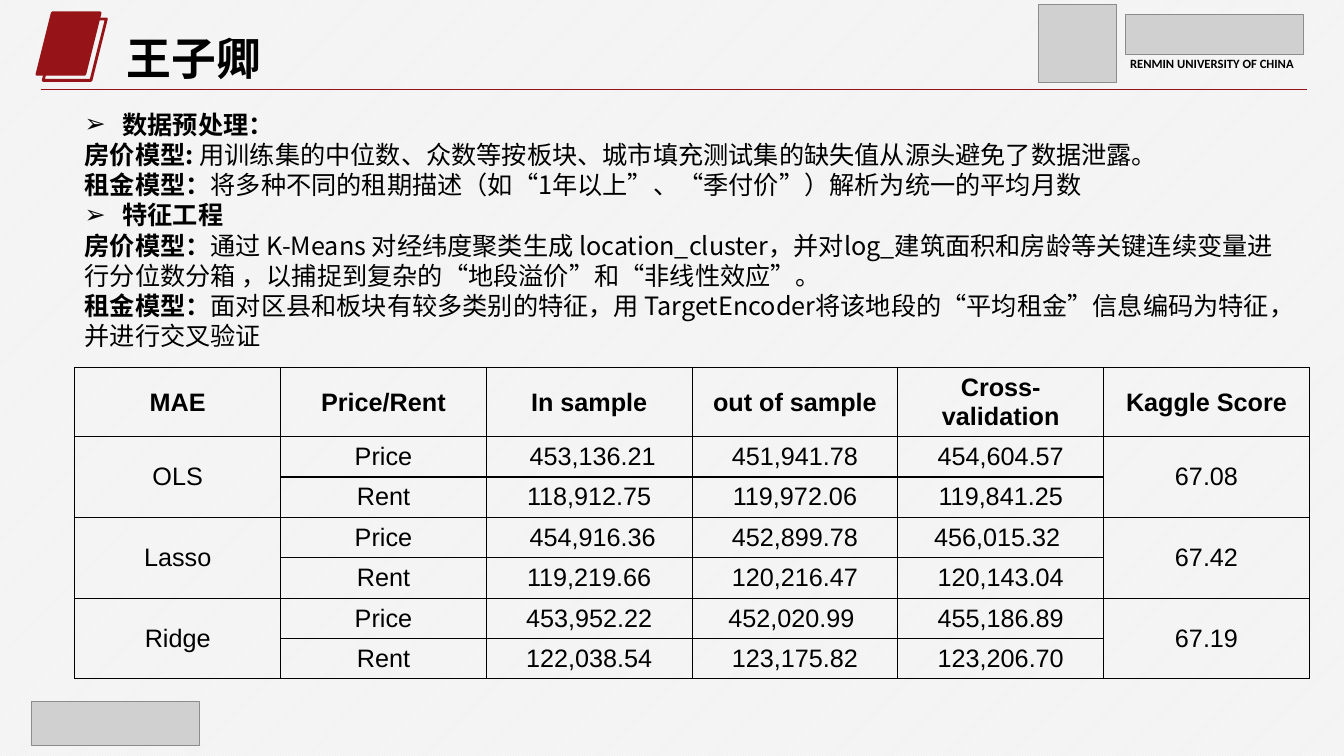
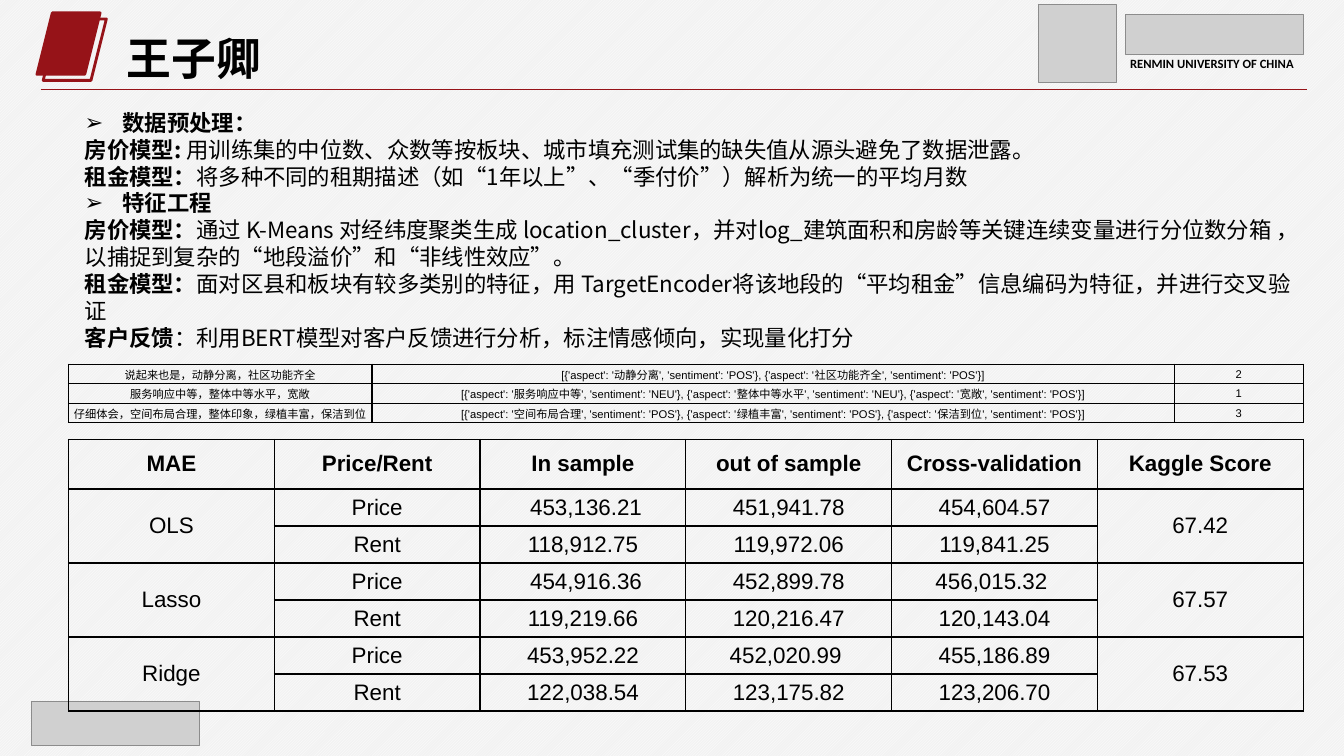
Before and after one commit to HongmingLiang/Quant_RUC_2025_Spring, a slide deck: slide 2 of Homework/finance/group_2/Midterm_slides_2.pptx. Drawn at 1344x756 pixels with LibreOffice and Linux fonts; fonts in the diff are those of the drawing; grey boxes stand for pictures. Boxes give left, top, right and bottom in pixels: in the first picture for what was removed or moved away, otherwise in the second. Text is boxed around its words. In the diff, an @@ line names an element or a change of style, - is before the commit and + after.

```diff
--- a/Homework/finance/group_2/Midterm_slides_2.pptx
+++ b/Homework/finance/group_2/Midterm_slides_2.pptx
@@ text at bbox=[85, 112, 1290, 320]: size 18 to 16 pt in "数据预处理：", "房价模型: 用训练集的中位数、众数等按板块、城市填充测试集的缺失值从源头避免了数据泄露。", "租金模型：将多种不同的租期描述（如“1年以上”、“季付价”）解析为统一的平均月数", "特征工程" and 2 more places @@
@@ text at bbox=[85, 326, 854, 349]: paragraph added @@
+客户反馈：利用BERT模型对客户反馈进行分析，标注情感倾向，实现量化打分
@@ table added at bbox=[69, 364, 1304, 424], 3 rows, 3 columns @@
+说起来也是，动静分离，社区功能齐全 | [{'aspect': '动静分离', 'sentiment': 'POS'}, {'aspect': '社区功能齐全', 'sentiment': 'POS'}] | 2
+服务响应中等，整体中等水平，宽敞 | [{'aspect': '服务响应中等', 'sentiment': 'NEU'}, {'aspect': '整体中等水平', 'sentiment': 'NEU'}, {'aspect': '宽敞', 'sentiment': 'POS'}] | 1
+仔细体会，空间布局合理，整体印象，绿植丰富，保洁到位 | [{'aspect': '空间布局合理', 'sentiment': 'POS'}, {'aspect': '绿植丰富', 'sentiment': 'POS'}, {'aspect': '保洁到位', 'sentiment': 'POS'}] | 3
@@ table at bbox=[69, 440, 1303, 711] @@
-row 2, column 6: 67.08
+row 2, column 6: 67.42
-row 4, column 6: 67.42
+row 4, column 6: 67.57
-row 6, column 6: 67.19
+row 6, column 6: 67.53
@@ size 18 to 16 pt @@
@@ table: place and size @@
-table at bbox=[75, 368, 1309, 679]
+table at bbox=[69, 440, 1303, 711]
```
